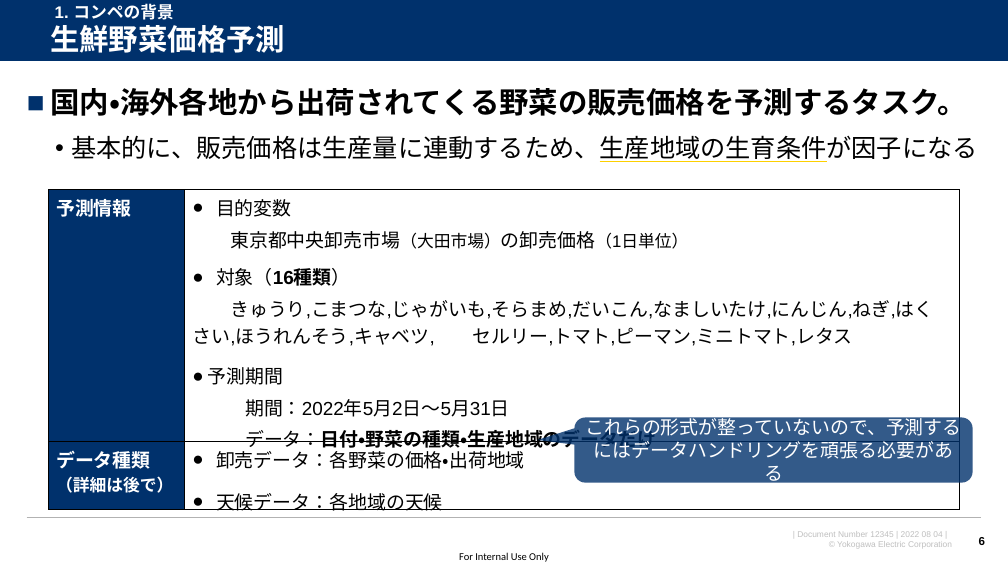
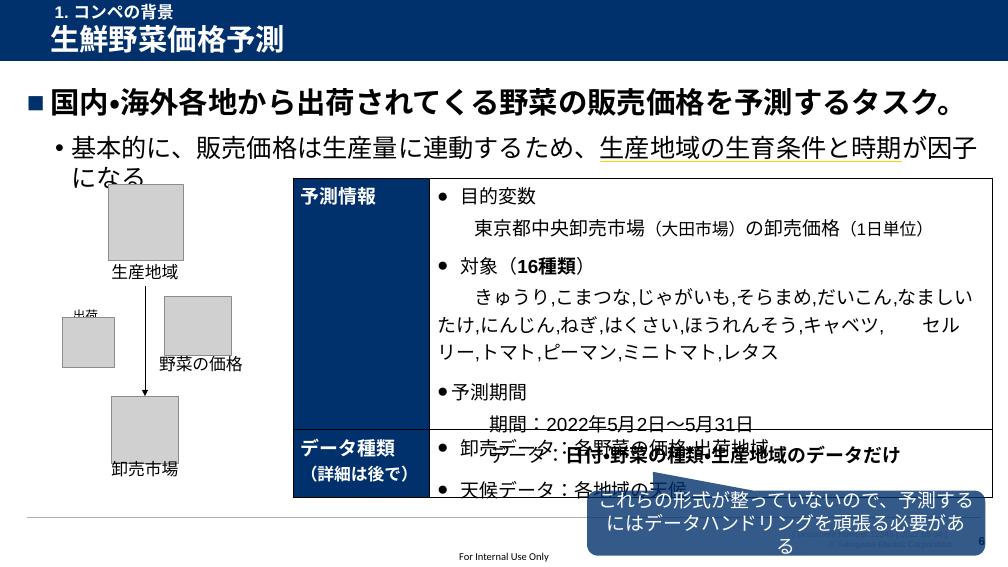
Before and after one commit to watarukumagai-git/opt, a slide deck: slide 6 of MMW/20220804_MMW_kumagai_rev.0.pptx. Drawn at 1008x567 pixels with LibreOffice and Linux fonts; fonts in the diff are those of the drawing; grey boxes stand for pictures; background and template pictures are left out. Boxes give left, top, right and bottom in pixels: in the first picture for what was removed or moved away, otherwise in the second. Text is boxed around its words. In the diff, an @@ line names an element or a change of style, - is before the commit and + after.

```diff
--- a/MMW/20220804_MMW_kumagai_rev.0.pptx
+++ b/MMW/20220804_MMW_kumagai_rev.0.pptx
@@ text at <box>71,135,977,195</box>: text changed @@
-  • 基本的に、販売価格は生産量に連動するため、生産地域の生育条件が因子になる
+  • 基本的に、販売価格は生産量に連動するため、生産地域の生育条件と時期が因子になる
@@ table: place and size @@
-table at <box>48,190,960,515</box>
+table at <box>293,178,993,507</box>
@@ picture added at <box>108,185,184,261</box> @@
@@ text added at <box>111,264,178,280</box>, 16 pt, text #000000 @@
+生産地域
@@ arrow added from (145, 286) to (145, 396), #000000 0.5 pt @@
@@ picture added at <box>164,296,231,356</box> @@
@@ picture added at <box>63,318,114,367</box> @@
@@ text added at <box>73,307,98,318</box>, 12 pt, text #000000 @@
+出荷
@@ text added at <box>159,353,243,372</box>, 16 pt, text #000000 @@
+野菜の価格
@@ picture added at <box>111,396,179,464</box> @@
@@ text added at <box>111,458,178,480</box>, 16 pt, text #000000 @@
+卸売市場
@@ rounded speech box "これらの形式が整っていないので、予測するにはデータハンドリングを頑張る必要がある": place and size @@
-rounded speech box "これらの形式が整っていないので、予測するにはデータハンドリングを頑張る必要がある" at <box>575,417,973,482</box>
+rounded speech box "これらの形式が整っていないので、予測するにはデータハンドリングを頑張る必要がある" at <box>588,491,986,556</box>
@@ rounded speech box "これらの形式が整っていないので、予測するにはデータハンドリングを頑張る必要がある" at <box>588,491,986,556</box>: proportions changed @@
```
Also in this commit, not shown: 9 other slides changed, 4 slides added, 1 slide removed.
